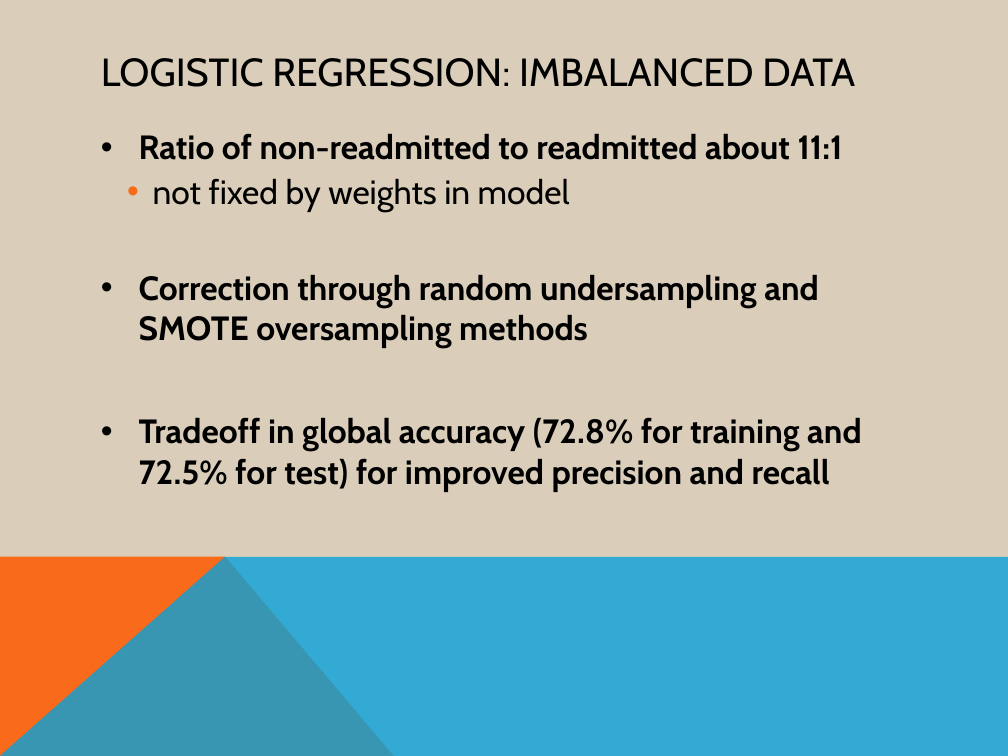
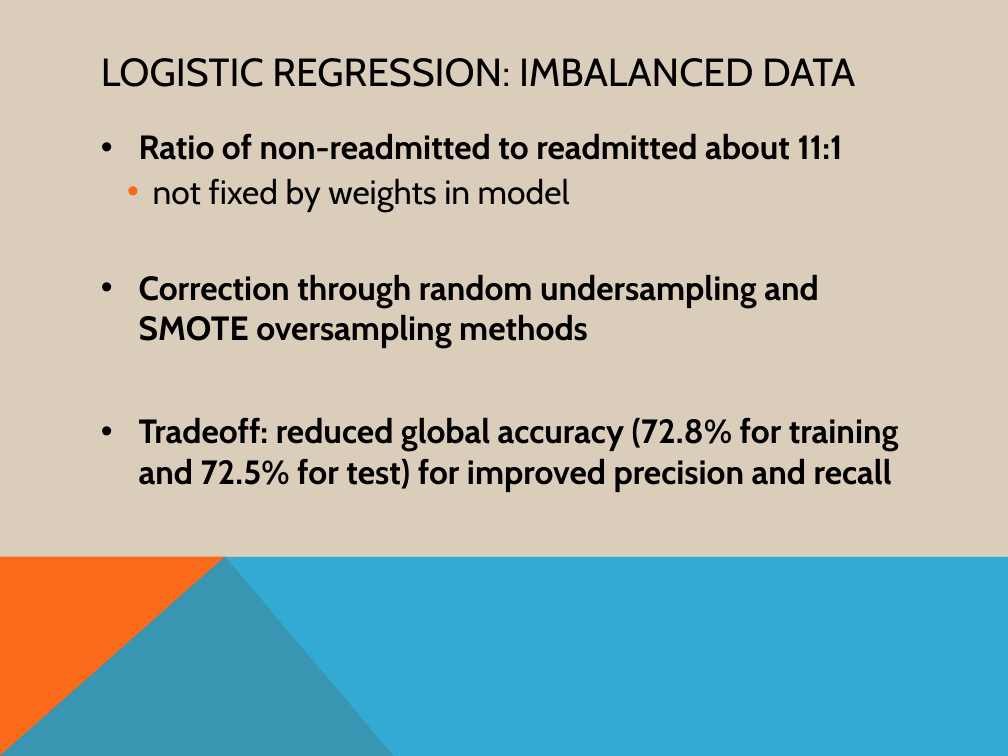
Before and after one commit to AOlden/sb-projects, a slide deck: slide 13 of diabetes_readmission/CP1_deck.pptx. Drawn at 1008x756 pixels with LibreOffice and Linux fonts; fonts in the diff are those of the drawing. Boxes give left, top, right and bottom in pixels: in the first picture for what was removed or moved away, otherwise in the second. Text is boxed around its words. In the diff, an @@ line names an element or a change of style, - is before the commit and + after.

Commit message:
final

```diff
--- a/diabetes_readmission/CP1_deck.pptx
+++ b/diabetes_readmission/CP1_deck.pptx
@@ text at (x1=139, y1=417, x2=899, y2=492): text changed @@
-• Tradeoff in global accuracy (72.8% for training and 72.5% for test) for improved precision and recall
+• Tradeoff: reduced global accuracy (72.8% for training and 72.5% for test) for improved precision and recall
```
Also in this commit, not shown: 9 other slides changed.
